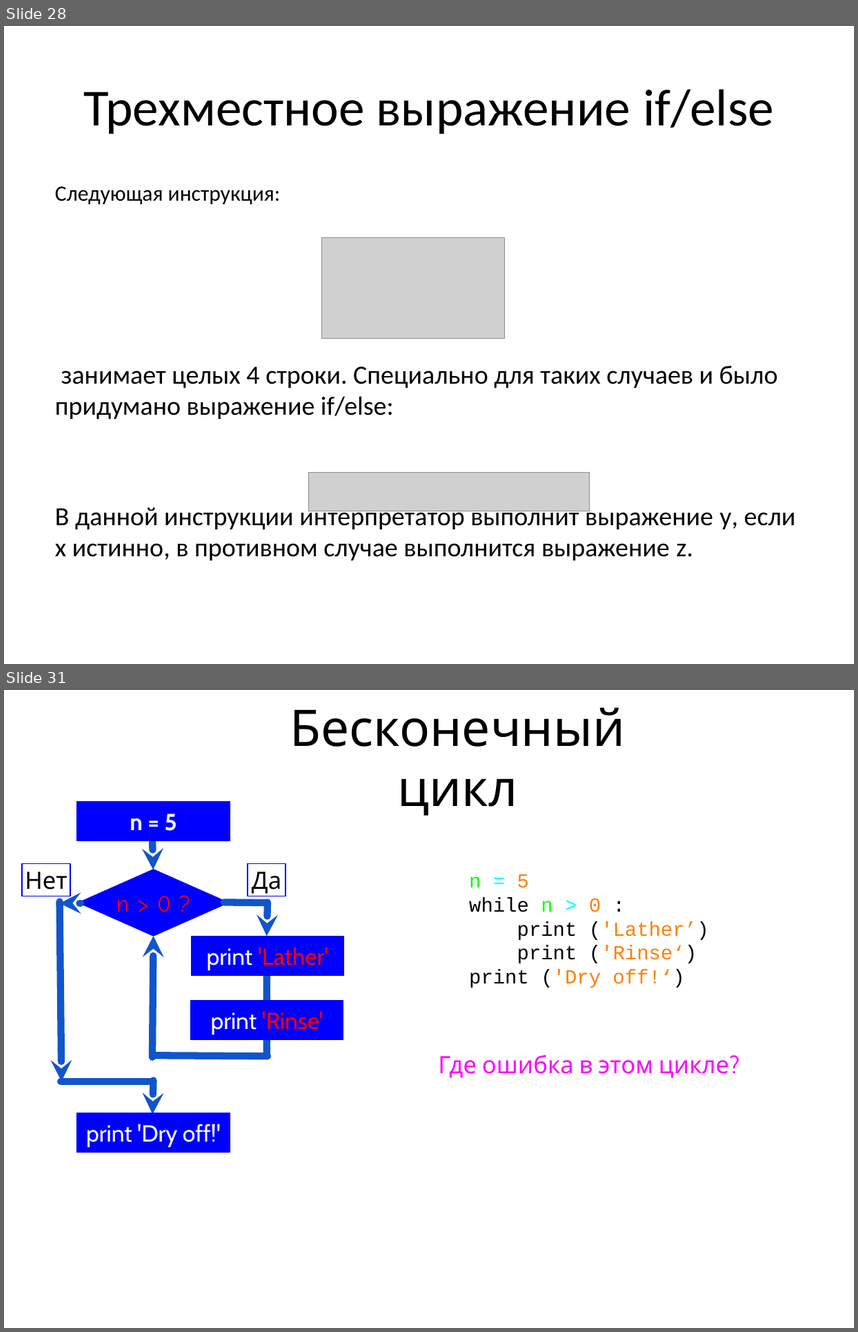
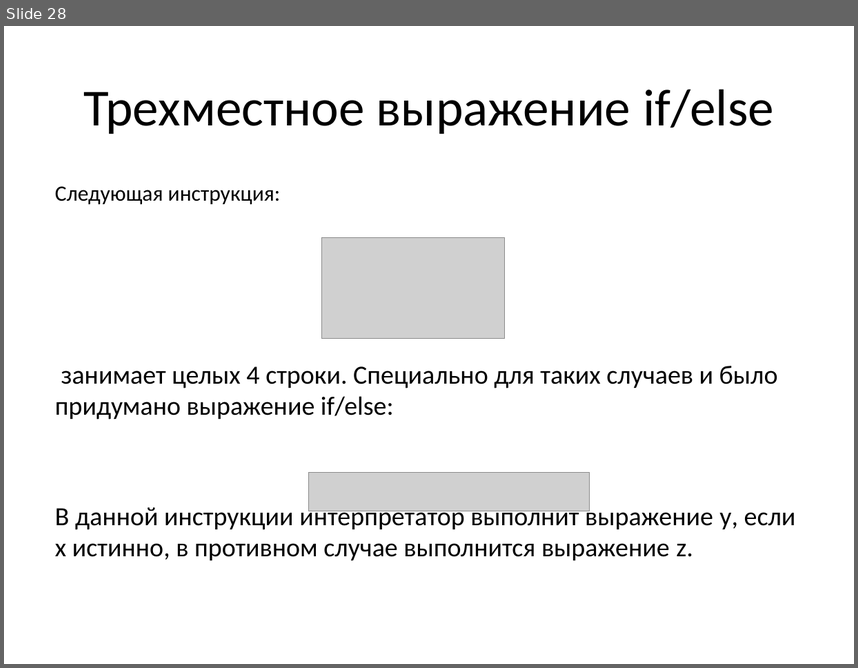
Before and after one commit to maxchv/LearnPython, a slide deck: week01/03.Conditions.pptx. Shown one above the other, each under a label of ours: slides 28 and 31 before the commit, slide 28 after it; the slides between them are not shown. The pictures are 858x1332 and 858x668 pixels, drawn with LibreOffice and Linux fonts; fonts in the diff are those of the drawing; grey boxes stand for pictures. Boxes give left, top, right and bottom in pixels: in the first picture for what was removed or moved away, otherwise in the second. Text is boxed around its words. In the diff, an @@ line names an element or a change of style, - is before the commit and + after.

```diff
--- a/week01/03.Conditions.pptx
+++ b/week01/03.Conditions.pptx
@@ slide 31 removed at bbox=[4, 690, 854, 1328], background #FFFFFF @@
@@ title removed at bbox=[290, 707, 625, 816] @@
-Бесконечный цикл
@@ rectangle removed at bbox=[77, 801, 230, 840] @@
-n = 5
@@ arrow removed from (153, 840) to (153, 869) @@
@@ rectangle removed at bbox=[22, 863, 70, 896] @@
-Нет
@@ diamond removed at bbox=[79, 869, 229, 936] @@
-n > 0 ?
@@ rectangle removed at bbox=[248, 863, 286, 896] @@
-Да
@@ text removed at bbox=[469, 874, 709, 987] @@
-n = 5
-while n > 0 :
-print ('Lather’)
-print ('Rinse‘)
-print ('Dry off!‘)
@@ arrow removed from (59, 902) to (62, 1081) @@
@@ arrow removed from (81, 903) to (60, 903) @@
@@ line removed from (267, 903) to (224, 903) @@
@@ arrow removed from (268, 903) to (267, 936) @@
@@ arrow removed from (153, 1057) to (154, 936) @@
@@ rectangle removed at bbox=[192, 936, 344, 976] @@
-print 'Lather'
@@ line removed from (267, 946) to (267, 1055) @@
@@ rectangle removed at bbox=[191, 1000, 344, 1039] @@
-print 'Rinse'
@@ line removed from (153, 1056) to (268, 1056) @@
@@ text removed at bbox=[438, 1054, 729, 1078] @@
-Где ошибка в этом цикле?
@@ line removed from (61, 1081) to (153, 1081) @@
@@ arrow removed from (154, 1080) to (153, 1114) @@
@@ rectangle removed at bbox=[77, 1112, 230, 1152] @@
-print 'Dry off!'
```
Also in this commit, not shown: 16 other slides removed, 6 other files.
